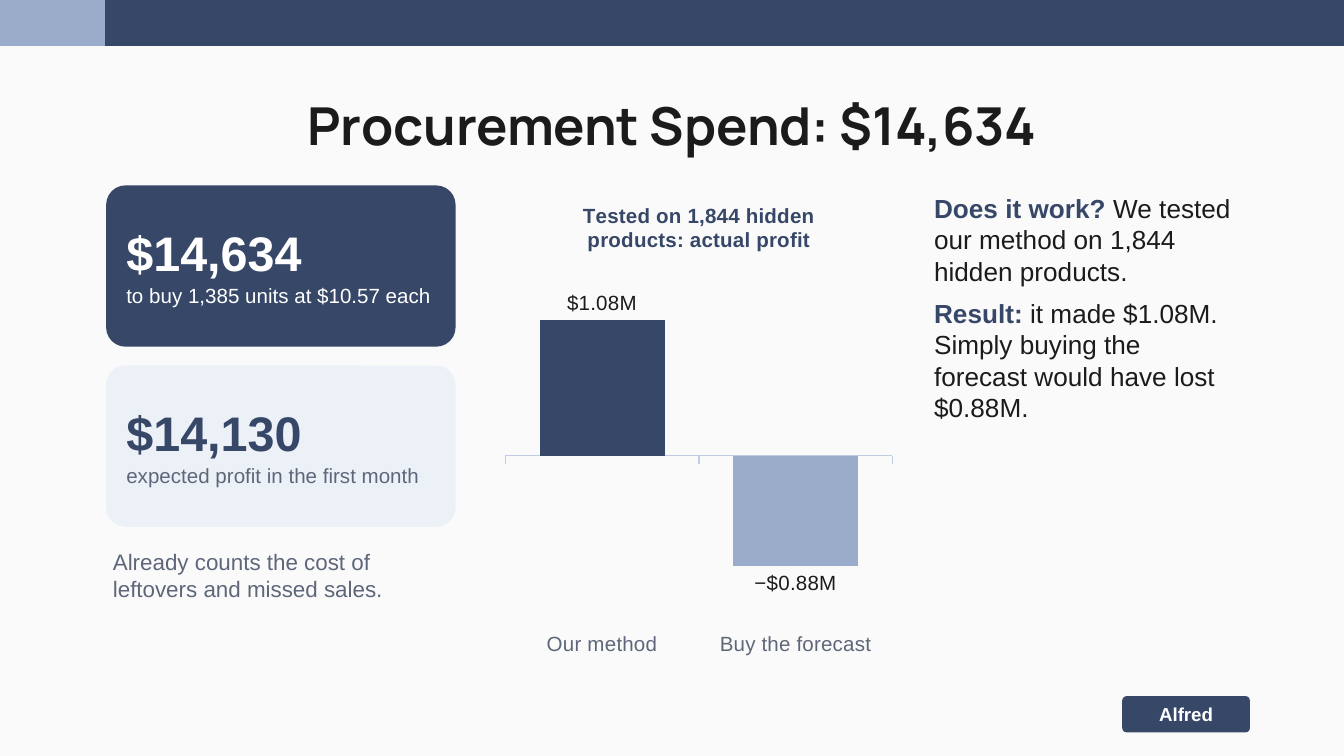
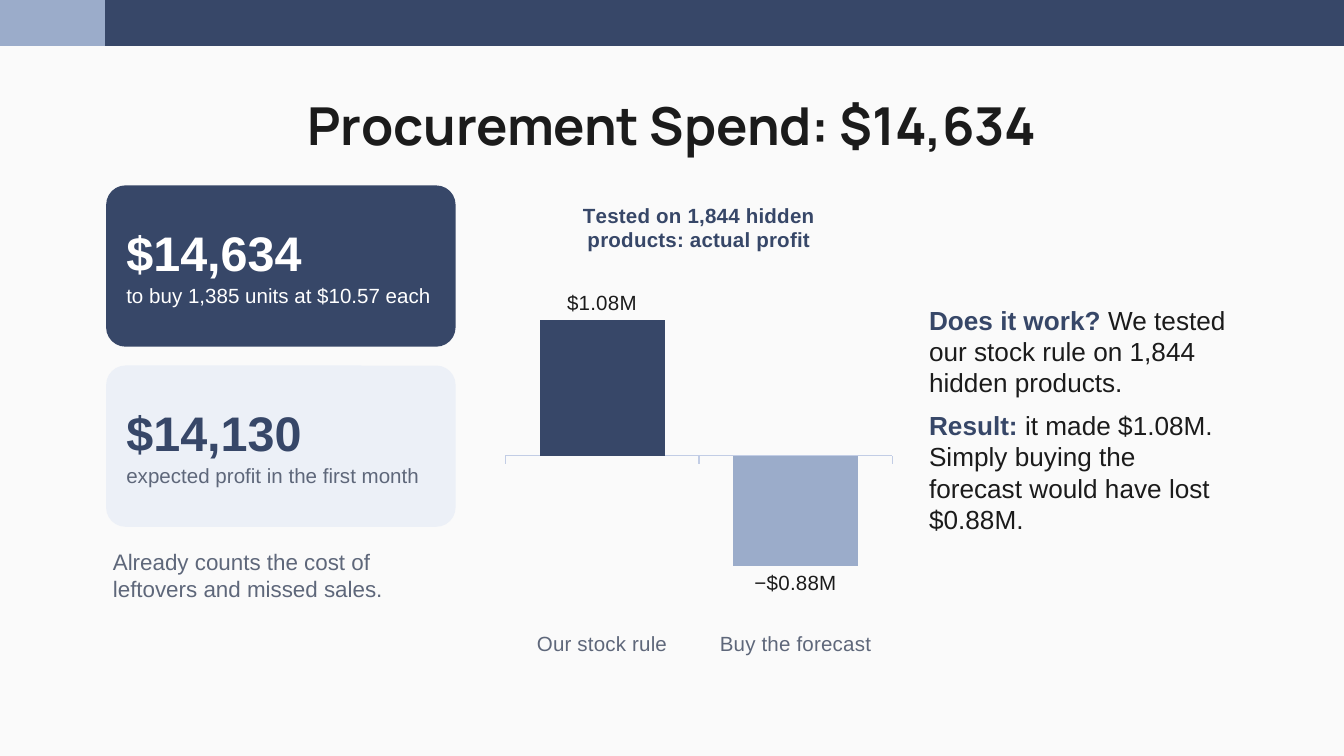
Before and after one commit to nakimagine/hello-world, a slide deck: slide 28 of Group_3_Amazon_Office_Electronic_Slides.pptx (slide 14 before the commit). Drawn at 1344x756 pixels with LibreOffice and Linux fonts; fonts in the diff are those of the drawing. Boxes give left, top, right and bottom in pixels: in the first picture for what was removed or moved away, otherwise in the second. Text is boxed around its words. In the diff, an @@ line names an element or a change of style, - is before the commit and + after.

```diff
--- a/Group_3_Amazon_Office_Electronic_Slides.pptx
+++ b/Group_3_Amazon_Office_Electronic_Slides.pptx
@@ column chart at [497,181,900,665] @@
-categories: Our method, Buy the forecast
+categories: Our stock rule, Buy the forecast
@@ text "Does it work? We tested ...": place and size @@
-text "Does it work? We tested ..." at [934,199,1230,419]
+text "Does it work? We tested ..." at [929,311,1225,531]
@@ text at [929,311,1225,398]: text changed @@
-Does it work? We tested our method on 1,844 hidden products.
+Does it work? We tested our stock rule on 1,844 hidden products.
@@ text at [929,415,1213,531]: more space between paragraphs @@
@@ rounded rectangle removed at [1122,696,1250,732] @@
-Alfred
```
Also in this commit, not shown: 16 other slides changed, 19 slides added, 6 slides removed.
